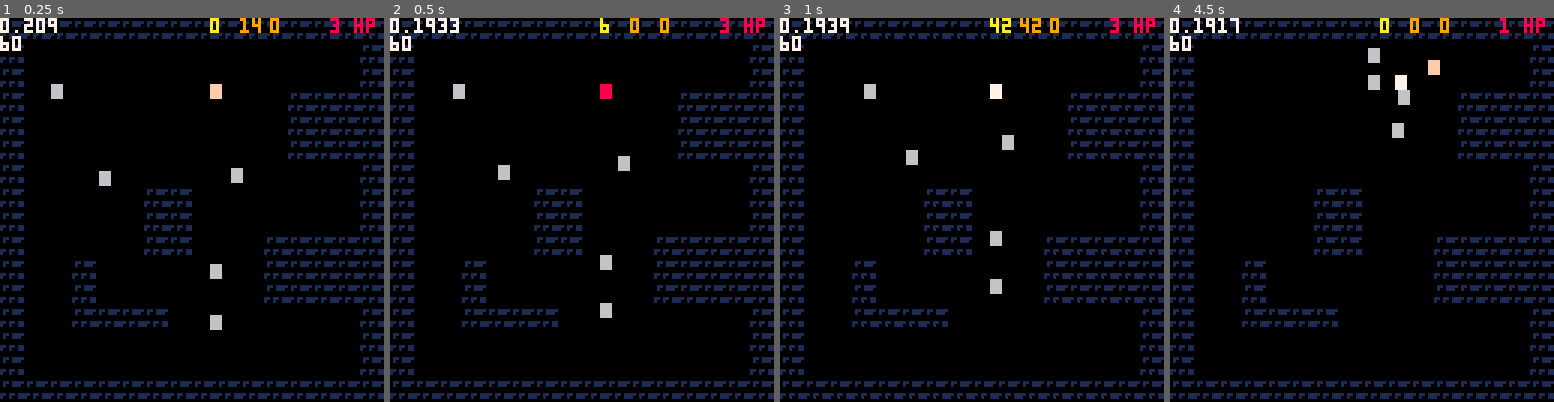
Above: before the commit, frames 1-4 (left to right).
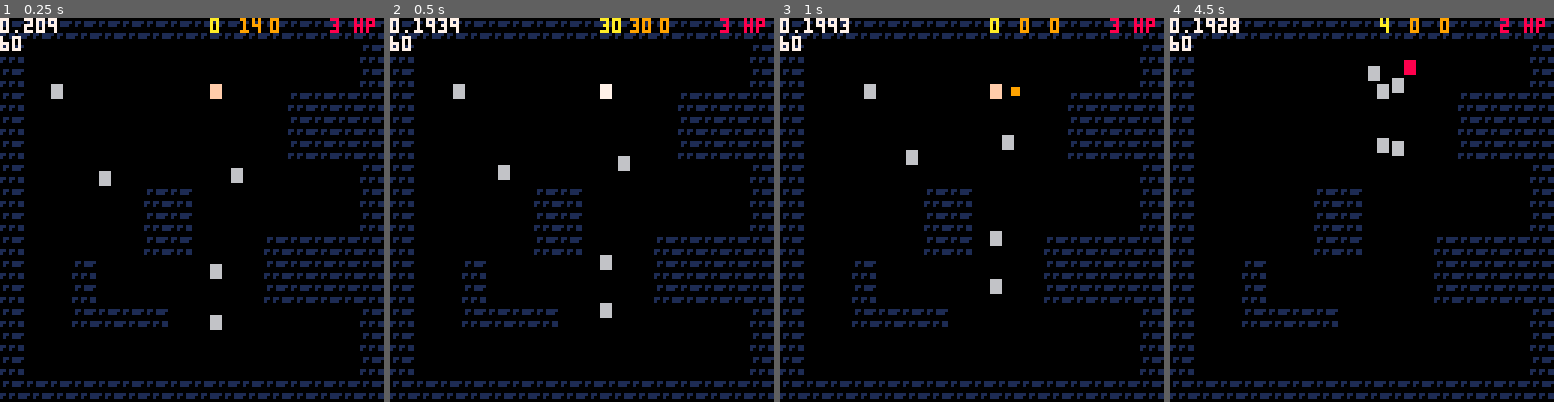
Above: after the commit, the same moments.

Repository: ironchestgames/pico-8-carts
Game: PICO-8 cartridge epicevilender.p8
Same seed, same stepped clock (60 frames per second), same inputs: the game is played once before the commit and once after it.
Inputs:
- Up to frame 1 (0.25 s): no input
- Up to frame 2 (0.5 s): tap X (X key) at 0.33 s
- Up to frame 3 (1 s): tap O (Z key) at 0.7 s
- Up to frame 4 (4.5 s): tap X (X key) at 1.07, 1.85, 2.97, 4.08 s; hold Right 1.6-2.1 s; tap O (Z key) every 0.4 s from 1.7 to 4.1 s; hold Up 2.15-2.42 s; hold Right 2.47-3.03 s; hold Left 3.08-3.58 s; hold Down 3.63-3.97 s; hold Right from 4.02 s (still down)

Frame 1 is identical in both runs. In frame 2, 0.4% of the frame differs, in the area x 15-68%, y 0-22%; in frame 3, 0.4%; in frame 4, 1.4%, in the area x 12-89%, y 0-36%.

Commit message:
epicevilender - minor fixes

Diff:
--- a/epicevilender.p8
+++ b/epicevilender.p8
@@ -297,7 +297,7 @@
 
 swordattackskill={
  precastduration=0,
- postcastduration=16,
+ postcastduration=28,
  counter=0,
  hasinput=false,
  update=function(skill,user)
@@ -327,7 +327,7 @@
 }
 
 fireboltskill={
- precastduration=60,
+ precastduration=40,
  postcastduration=0,
  counter=30,
  hasinput=false,
@@ -453,8 +453,18 @@
   avatar.skill2.hasinput=false
  end
 
- -- consider attack input
+ -- consider skill input
  if btn(4) and
+    (avatar.state == 'idling' or
+     avatar.state == 'moving') then
+  avatar.skill1.hasinput=true
+  avatar.skill1.counter=avatar.skill1.precastduration
+
+  avatar.state_counter=avatar.skill1.counter
+  avatar.state='attacking'
+ end
+
+ if btn(5) and
     (avatar.state == 'idling' or
      avatar.state == 'moving') then
   avatar.skill2.hasinput=true
@@ -464,22 +474,14 @@
   avatar.state='attacking'
  end
 
- if btn(5) and
-    (avatar.state == 'idling' or
-     avatar.state == 'moving') then
-  avatar.skill1.hasinput=true
-  avatar.skill1.counter=avatar.skill1.precastduration
-
-  avatar.state_counter=avatar.skill1.counter
-  avatar.state='attacking'
- end
-
  -- update skills
+ avatar.skill1.update(avatar.skill1,avatar)
  avatar.skill2.update(avatar.skill2,avatar)
- avatar.skill1.update(avatar.skill1,avatar)
 
  -- update current state counter
  updateavatarstate(avatar)
+
+ -- todo: check for avatar death
 
  -- ai to make decisions
  curenemyidx+=1
